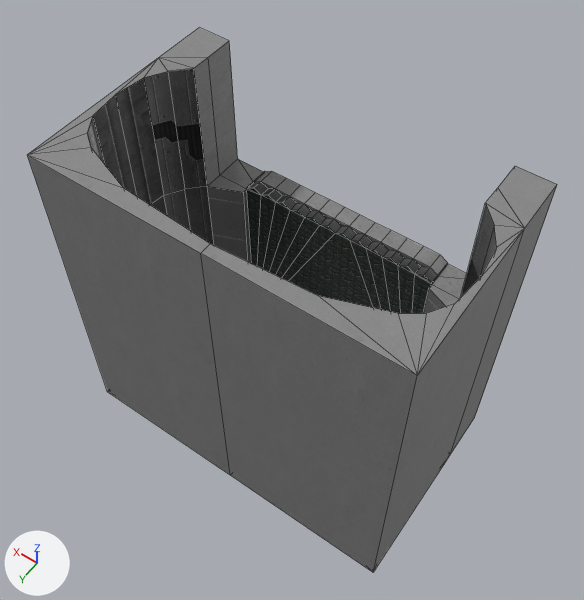
The FBX model Assets/Prefabs/Environment/Meshes/Tunnel_pieces/TC_city_tunnel_straight_unfinished_B.fbx as it was, and as the next commit left it.
Both versions are drawn from a 50 mm camera at (-0.0775, 0.137, 0.1724) aimed at (0.0012, 0.0268, -0.0007). Every picture has the same lights, and +X, +Y and +Z are marked at lower left. Mesh edges are drawn as thin lines. Where no turn or scale is listed for an object, it has been applied to the vertices. Vertices at the same position are counted once.

The scene before the commit, as lines of its bpy script (objects in view):
```python
me_tc_city_tunnel_straight_unfinished_b = bpy.data.meshes.new('TC_city_tunnel_straight_unfinished_B')
me_tc_city_tunnel_straight_unfinished_b.from_pydata(...)  # 155 vertices, 175 faces; spans x -0.05..0.05, y 0.0..0.06, z -0.05..0.05
# faces by material slot: [36, 50, 12, 26, 51]
me_tc_city_tunnel_straight_unfinished_b.materials.append(mat_material__ground_png)  # picture img_ground_jpg
me_tc_city_tunnel_straight_unfinished_b.materials.append(mat_material__highway_metal)  # picture img_additional_textures_metal_png
me_tc_city_tunnel_straight_unfinished_b.materials.append(mat_material__sidewalk_png)  # picture img_sidewalk_jpg
me_tc_city_tunnel_straight_unfinished_b.materials.append(mat_material__solar_panel_road_png)  # picture img_solar_panel_road_jpg
me_tc_city_tunnel_straight_unfinished_b.materials.append(mat_material__wall_texture_jpg)  # picture img_wall_texture_jpg
ob_tc_city_tunnel_straight_unfinished_b = bpy.data.objects.new('TC_city_tunnel_straight_unfinished_B', me_tc_city_tunnel_straight_unfinished_b)
ob_tc_city_tunnel_straight_unfinished_b.location = (0.0, 0.0, 0.0)
```
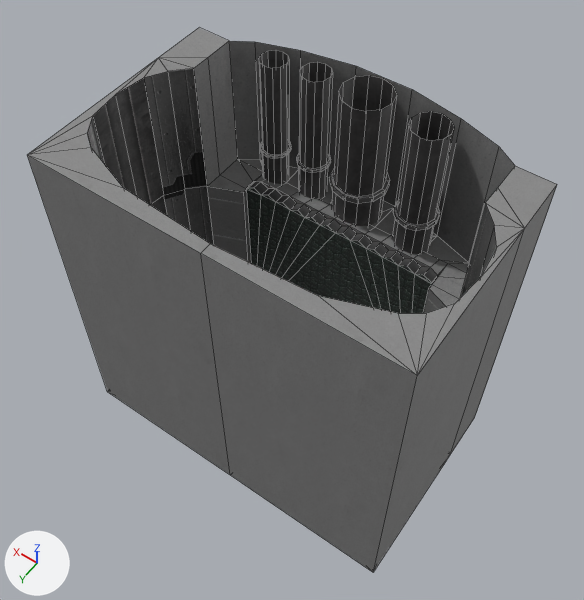
Changed parts and their boxes (x1, y1, x2, y2) in the pictures (584 x 600 px):
part 1 of me_tc_city_tunnel_straight_unfinished_b, added (black)
    after: (330, 75, 396, 226)
part 2 of me_tc_city_tunnel_straight_unfinished_b, added (black)
    after: (392, 112, 454, 254)
part 3 of me_tc_city_tunnel_straight_unfinished_b, added (black)
    after: (297, 62, 333, 199)
part 4 of me_tc_city_tunnel_straight_unfinished_b, added (black)
    after: (259, 50, 291, 184)
part 5 of me_tc_city_tunnel_straight_unfinished_b, built on
    before: (255, 171, 448, 275)
    after: (229, 41, 515, 275)
part 6 of me_tc_city_tunnel_straight_unfinished_b, surface changed
    both: (88, 42, 489, 300)

What changed in the scene script:
```text
Change me_tc_city_tunnel_straight_unfinished_b:
    used by ob_tc_city_tunnel_straight_unfinished_b; location = (0.0, 0.0, 0.0)
    remove me_tc_city_tunnel_straight_unfinished_b.from_pydata(...)  # 155 vertices, 175 faces; spans x -0.05..0.05, y 0.0..0.06, z -0.05..0.05
    add me_tc_city_tunnel_straight_unfinished_b.from_pydata(...)  # 454 vertices, 437 faces; spans x -0.05..0.05, y -0.0105..0.06, z -0.05..0.05
    me_tc_city_tunnel_straight_unfinished_b part 1: a new loose piece of 72 vertices spanning x -0.0079..0.0079, y -0.0105..0.0053, z 0.0095..0.05, in mat_material__highway_metal (picture img_additional_textures_metal_png)
    me_tc_city_tunnel_straight_unfinished_b part 2: a new loose piece of 72 vertices spanning x -0.0243..-0.0125, y -0.0069..0.0049, z 0.0095..0.05, in mat_material__highway_metal (picture img_additional_textures_metal_png)
    me_tc_city_tunnel_straight_unfinished_b part 3: a new loose piece of 72 vertices spanning x 0.01..0.0193, y -0.0069..0.0025, z 0.0095..0.05, in mat_material__highway_metal (picture img_additional_textures_metal_png)
    me_tc_city_tunnel_straight_unfinished_b part 4: a new loose piece of 72 vertices spanning x 0.0218..0.0305, y -0.0047..0.0039, z 0.0095..0.05, in mat_material__highway_metal (picture img_additional_textures_metal_png)
    me_tc_city_tunnel_straight_unfinished_b part 5
    1 vertex is removed from x -0.03, y 0.0, z 0.0106
    2 faces are deleted
    8 vertices in x -0.0225..0.0224, y 0.0, z 0.0119..0.012 move by (0.0, 0.0, -0.0019)
    4 vertices in x -0.0275..0.0274, y 0.0, z 0.0119 move by (0.0, 0.0, -0.0018)
    1 vertex moves from x 0.03, y 0.0, z 0.0106 to x 0.03, y 0.0, z 0.0101
    6 vertices are added at (0.0344, -0.0035, 0.01), (-0.0344, -0.0035, 0.01), (-0.0228, -0.0073, 0.01), (-0.008, -0.01, 0.01), (0.008, -0.01, 0.01), (0.0228, -0.0073, 0.01)
    6 new vertices lie (0.0, 0.0, 0.04) away from vertices in x -0.0344..0.0344, y -0.01..-0.0035, z 0.01
    24 new faces join them, mat_material__ground_png (picture img_ground_jpg)
    me_tc_city_tunnel_straight_unfinished_b part 6: 66 kept faces spanning x -0.0486..0.0486, y 0.0..0.0569, z -0.05..0.05 get new texture (UV) coordinates
```
